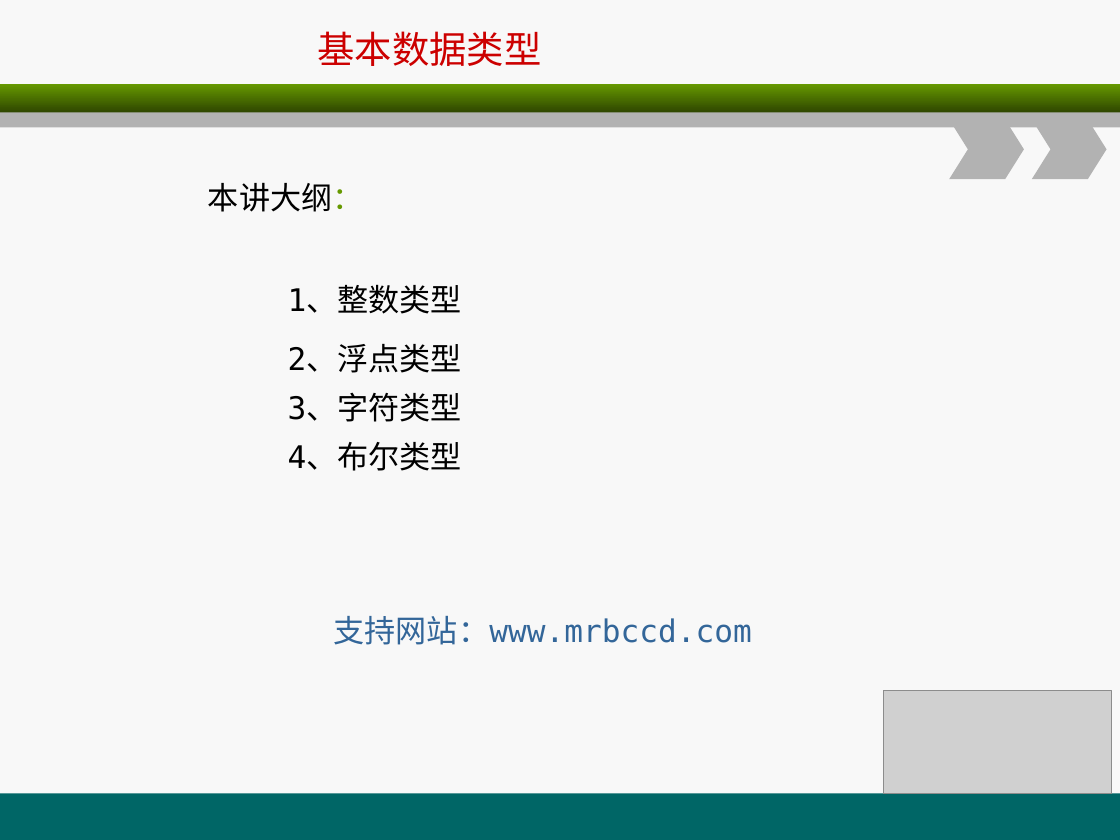
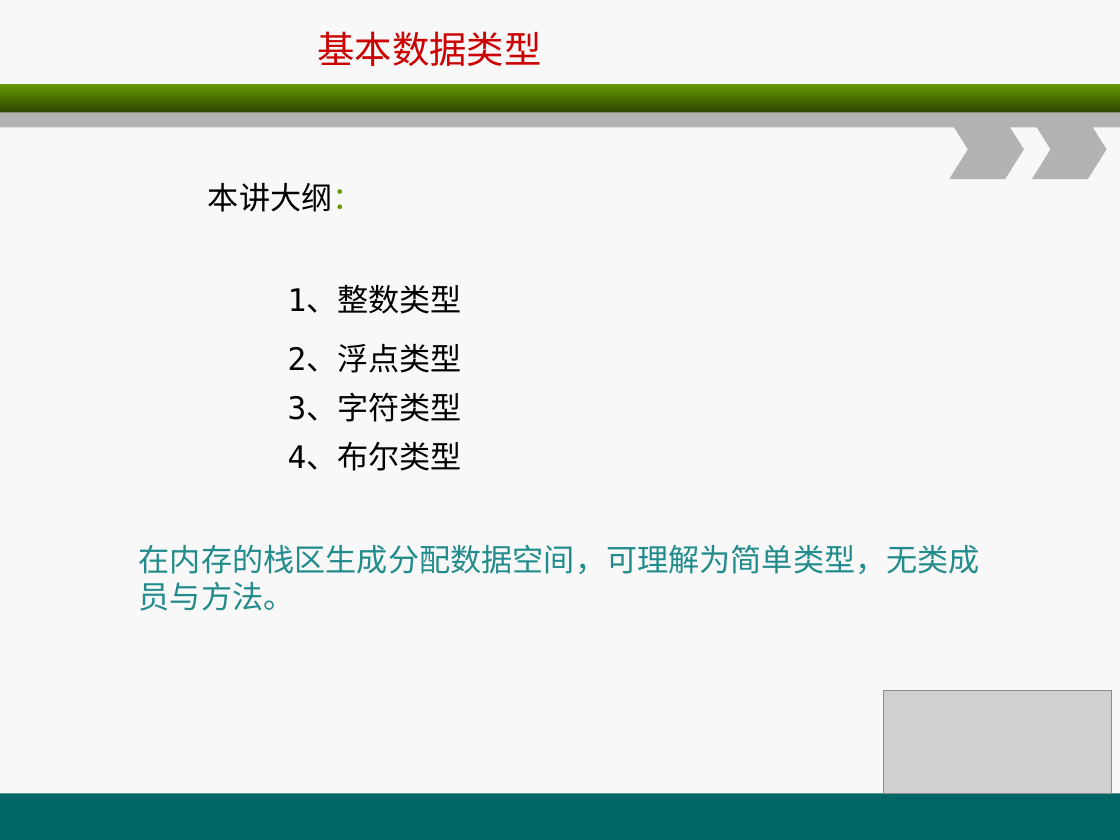
Before and after one commit to christwei/gitDoc, a slide deck: slide 7 of 课件/环宇/java编程基础/A2.ppt. Drawn at 1120x840 pixels with LibreOffice and Linux fonts; fonts in the diff are those of the drawing; grey boxes stand for pictures. Boxes give left, top, right and bottom in pixels: in the first picture for what was removed or moved away, otherwise in the second. Text is boxed around its words. In the diff, an @@ line names an element or a change of style, - is before the commit and + after.

```diff
--- a/课件/环宇/java编程基础/A2.ppt
+++ b/课件/环宇/java编程基础/A2.ppt
@@ text added at (x1=139, y1=545, x2=980, y2=611), 20 pt, text #228B8B @@
+在内存的栈区生成分配数据空间，可理解为简单类型，无类成员与方法。
@@ text removed at (x1=333, y1=616, x2=751, y2=645) @@
-支持网站：www.mrbccd.com
```
Also in this commit, not shown: 4 other slides changed, 1 slide added, 1 slide removed, 12 other files.
